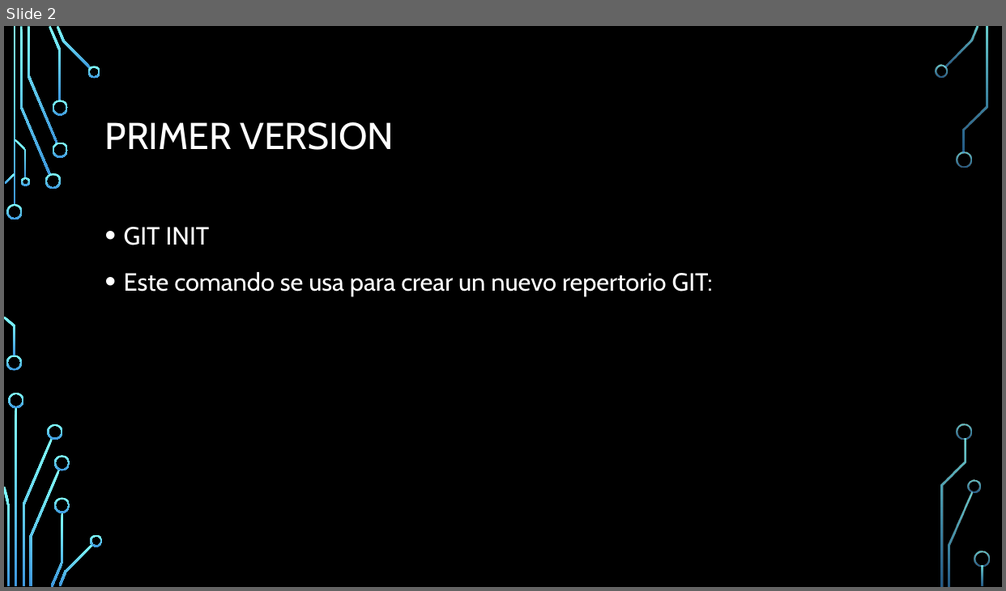
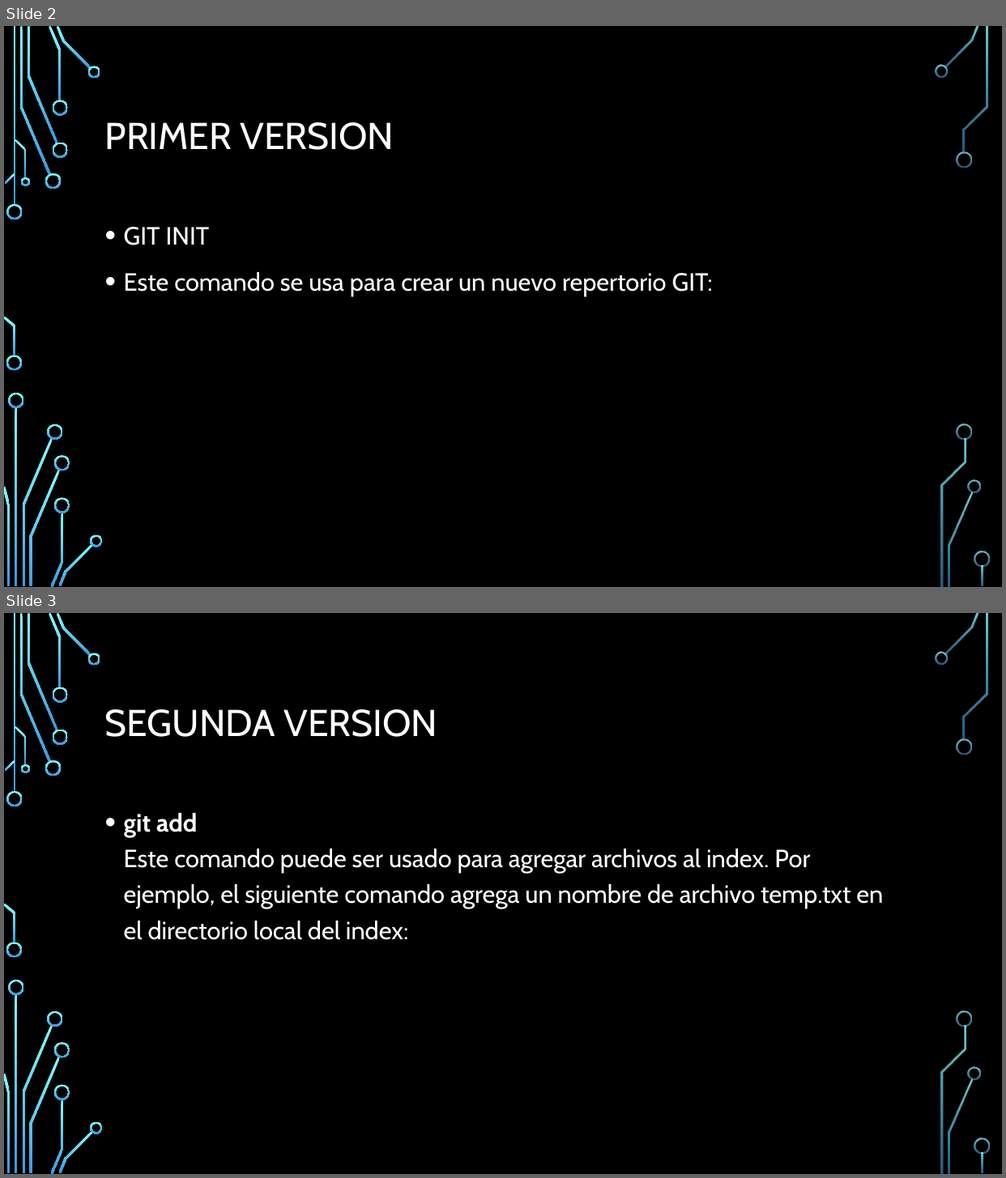
Before and after one commit to Diegao/Versionamiento, a slide deck: Versionamiento.pptx. Shown one above the other, each under a label of ours: slide 2 before the commit, slides 2 and 3 after it. The pictures are 1006x591 and 1006x1178 pixels, drawn with LibreOffice and Linux fonts; fonts in the diff are those of the drawing; background and template pictures are left out. Boxes give left, top, right and bottom in pixels: in the first picture for what was removed or moved away, otherwise in the second. Text is boxed around its words. In the diff, an @@ line names an element or a change of style, - is before the commit and + after.

Commit message:
Segundo Versionamiento

```diff
--- a/Versionamiento.pptx
+++ b/Versionamiento.pptx
@@ slide 3 added at (4,613,1002,1174), background picture (left out); not listed: 36 template elements that a slide beside it also shows @@
@@ title added at (105,709,438,737), 36 pt, text #FFFFFF @@
+SEGUNDA VERSION
@@ text added at (124,813,883,940), 24 pt, text #FFFFFF @@
+• git add
+  Este comando puede ser usado para agregar archivos al index. Por ejemplo, el siguiente comando agrega un nombre de archivo temp.txt en el directorio local del index:
```
